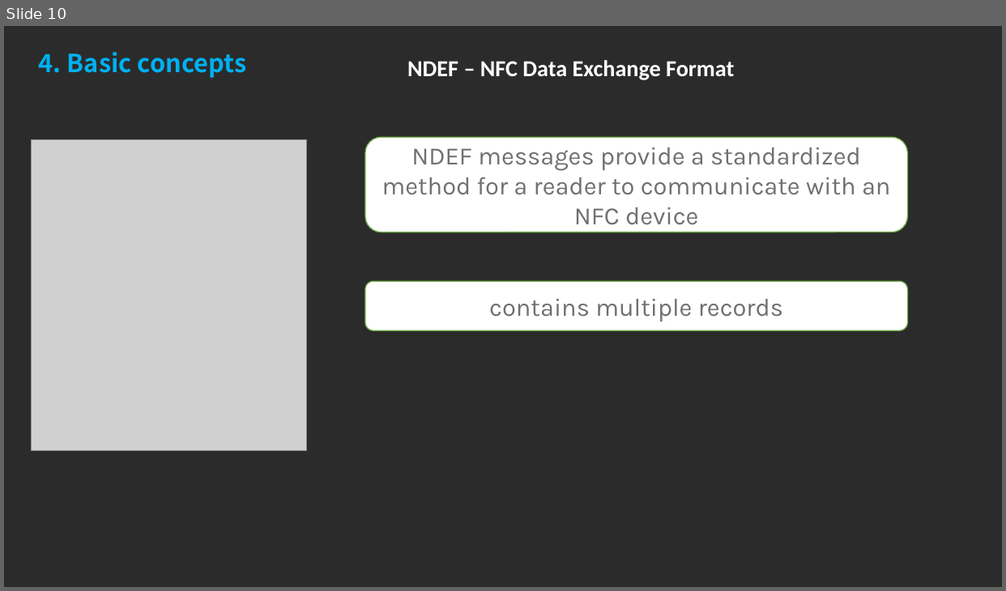
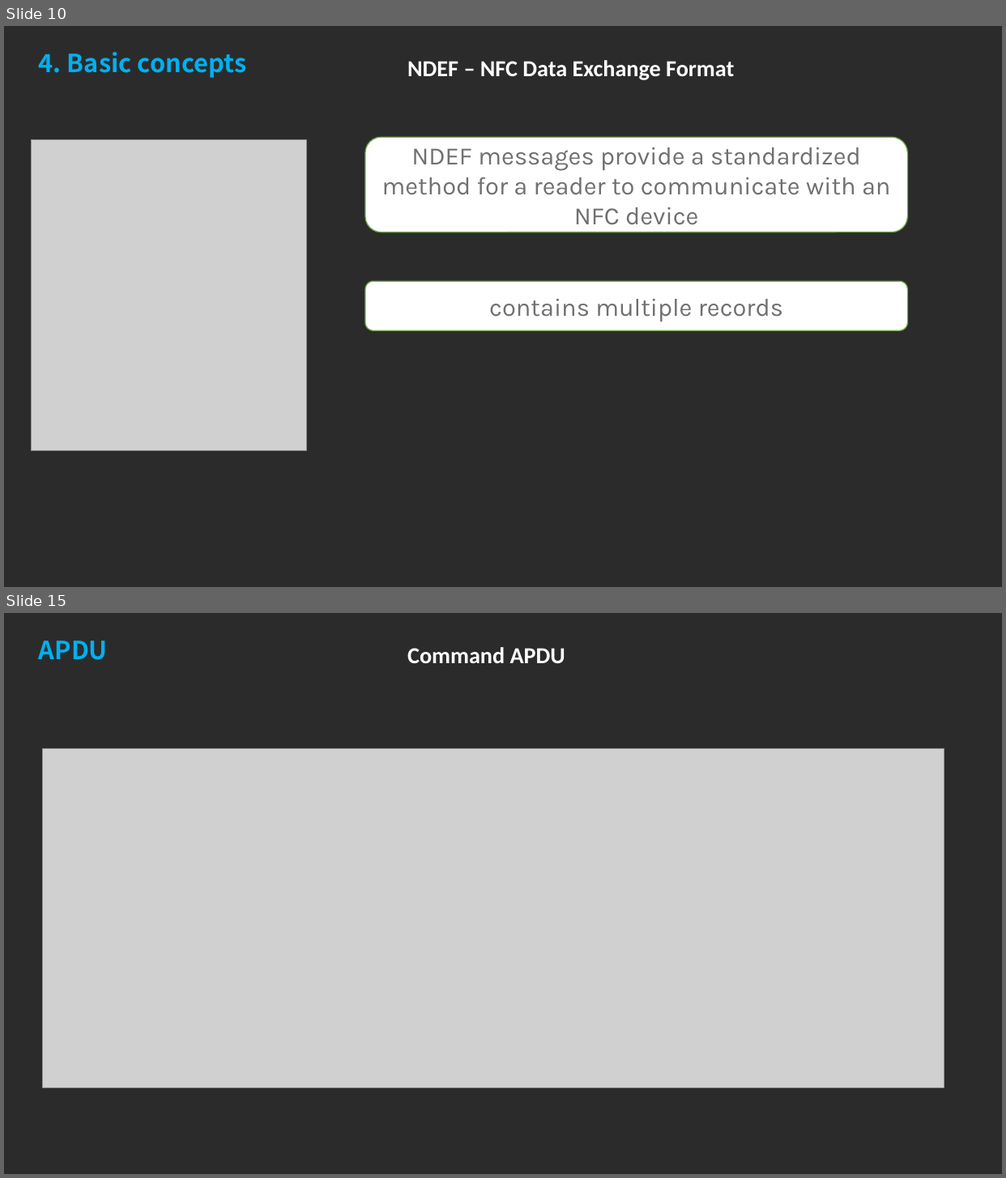
Before and after one commit to Tan2NT/nfc_workshop, a slide deck: NFC Technology workshop.pptx. Shown one above the other, each under a label of ours: slide 10 before the commit, slides 10 and 15 after it; the slides between them are not shown. The pictures are 1006x591 and 1006x1178 pixels, drawn with LibreOffice and Linux fonts; fonts in the diff are those of the drawing; grey boxes stand for pictures; background and template pictures are left out; a plain dark background stands for a picture behind light text. Boxes give left, top, right and bottom in pixels: in the first picture for what was removed or moved away, otherwise in the second. Text is boxed around its words. In the diff, an @@ line names an element or a change of style, - is before the commit and + after.

```diff
--- a/NFC Technology workshop.pptx
+++ b/NFC Technology workshop.pptx
@@ slide 15 added at bbox=[4, 613, 1002, 1174], background picture (left out) @@
@@ text added at bbox=[39, 641, 108, 660], 24 pt, text #00B0F0, bold @@
+APDU
@@ text added at bbox=[407, 647, 565, 663], 22 pt, text #FFFFFF, bold @@
+Command APDU
@@ picture added at bbox=[42, 749, 944, 1088] @@
```
Also in this commit, not shown: 3 slides changed, 11 other slides added, 14 slides removed.
